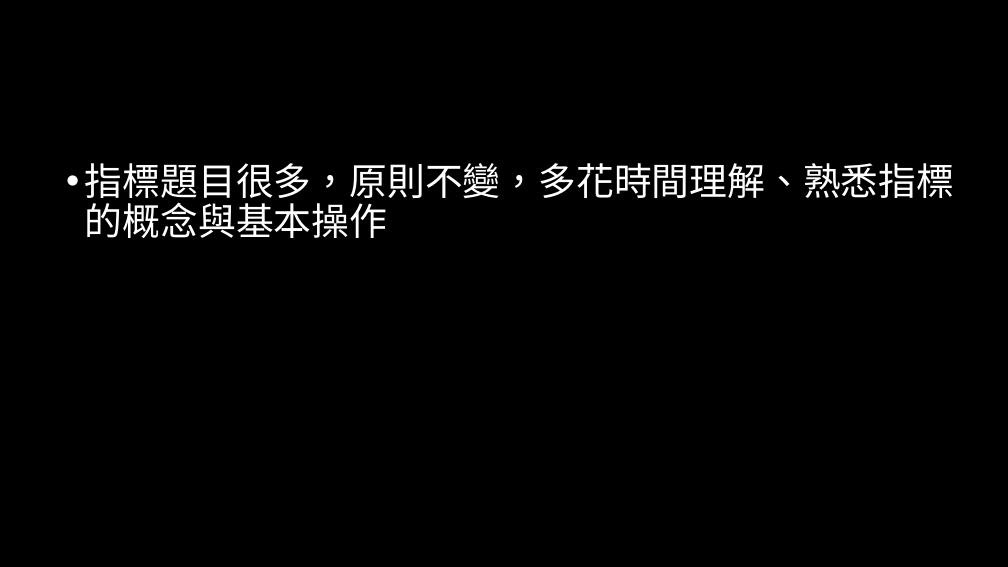
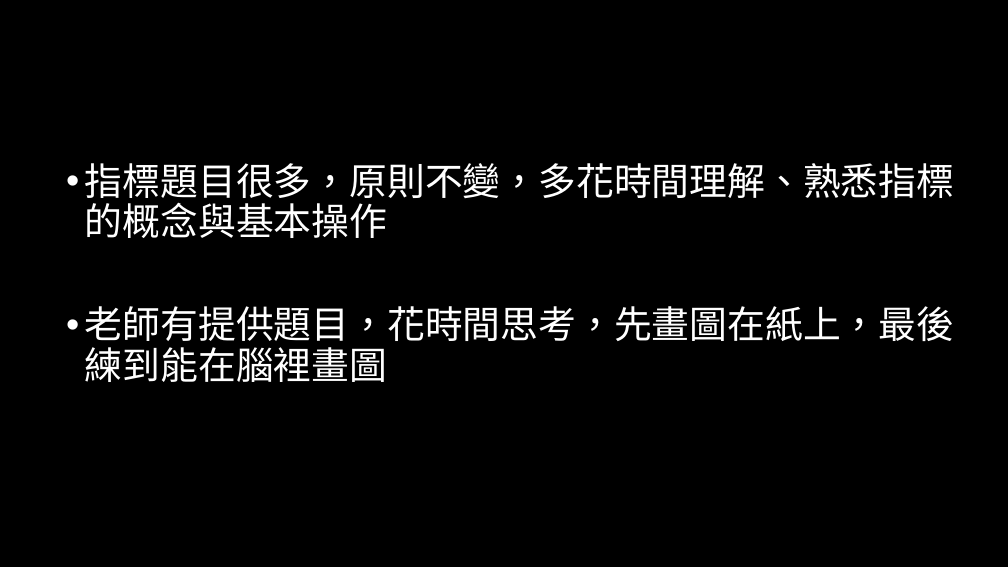
Before and after one commit to weermark/class, a slide deck: slide 18 of practical_class/class_ppt/0519程一實習.pptx. Drawn at 1008x567 pixels with LibreOffice and Linux fonts; fonts in the diff are those of the drawing. Boxes give left, top, right and bottom in pixels: in the first picture for what was removed or moved away, otherwise in the second. Text is boxed around its words. In the diff, an @@ line names an element or a change of style, - is before the commit and + after.

```diff
--- a/practical_class/class_ppt/0519程一實習.pptx
+++ b/practical_class/class_ppt/0519程一實習.pptx
@@ text at [85,306,954,382]: paragraph added @@
+• 老師有提供題目，花時間思考，先畫圖在紙上，最後練到能在腦裡畫圖
```
Also in this commit, not shown: 5 other files.
